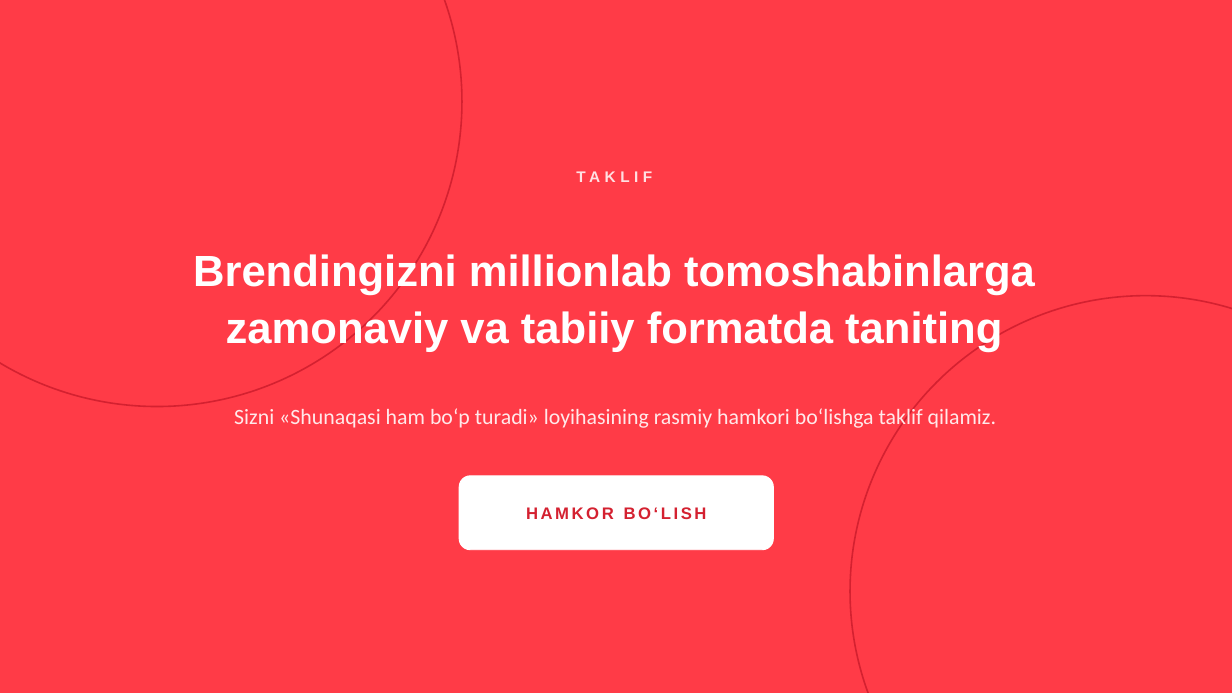
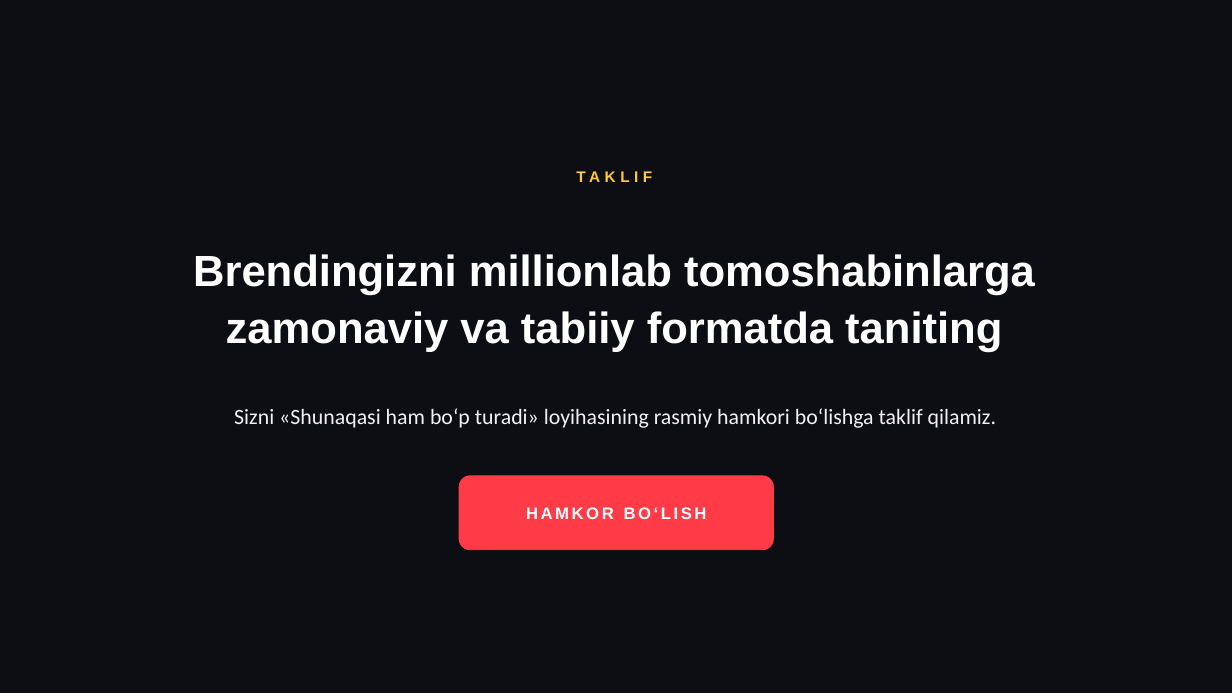
Before and after one commit to nurbektez/hamyon, a slide deck: slide 11 of prezentatsiya/Shunaqasi_ham_bop_turadi_Kommersiya_taklifi.pptx. Drawn at 1232x693 pixels with LibreOffice and Linux fonts; fonts in the diff are those of the drawing; background and template pictures are left out. Boxes give left, top, right and bottom in pixels: in the first picture for what was removed or moved away, otherwise in the second. Text is boxed around its words. In the diff, an @@ line names an element or a change of style, - is before the commit and + after.

```diff
--- a/prezentatsiya/Shunaqasi_ham_bop_turadi_Kommersiya_taklifi.pptx
+++ b/prezentatsiya/Shunaqasi_ham_bop_turadi_Kommersiya_taklifi.pptx
@@ background #FF3B47 to picture (left out) @@
@@ ellipse removed at (x1=0, y1=0, x2=462, y2=407) @@
@@ rectangle added at (x1=0, y1=0, x2=1232, y2=693), fill #0D0D14 at 84% opacity, outline #0D0D14 0.5 pt @@
@@ text "TAKLIF" at (x1=129, y1=162, x2=1100, y2=191): text colour #FFE0E2 to #FFC93C @@
@@ ellipse removed at (x1=850, y1=296, x2=1232, y2=693) @@
@@ text "Sizni «Shunaqasi ham bo‘p turadi» ..." at (x1=234, y1=408, x2=997, y2=428): text colour #FFE9EA to #F0F0F5 @@
@@ rounded rectangle at (x1=459, y1=476, x2=774, y2=550): fill #FFFFFF to #FF3B47; outline #FFFFFF 0.75 pt to #FF3B47 0.75 pt @@
@@ text "HAMKOR BO‘LISH" at (x1=526, y1=507, x2=707, y2=519): text colour #D42130 to #FFFFFF @@
```
Also in this commit, not shown: 2 other slides changed, 6 other files.
